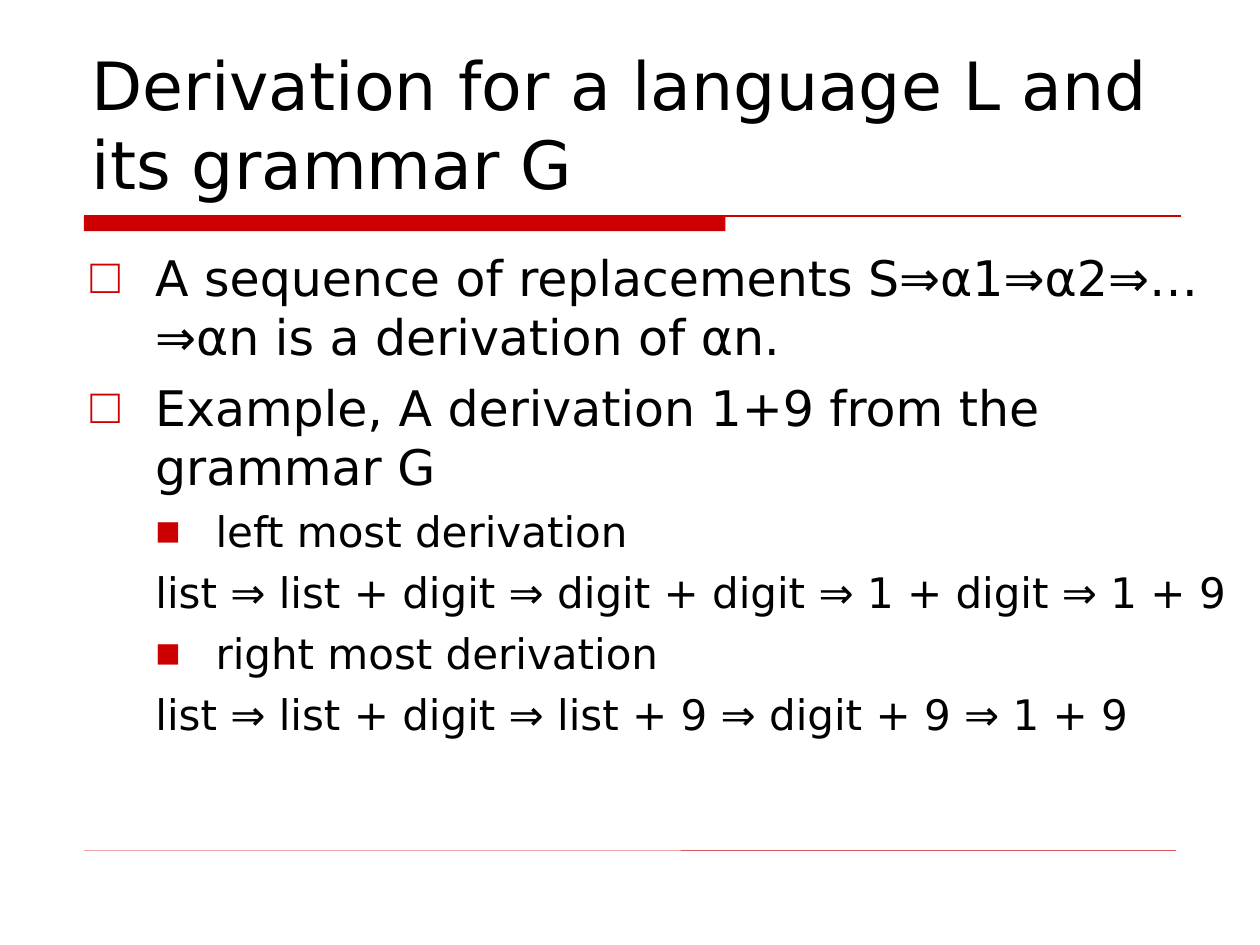
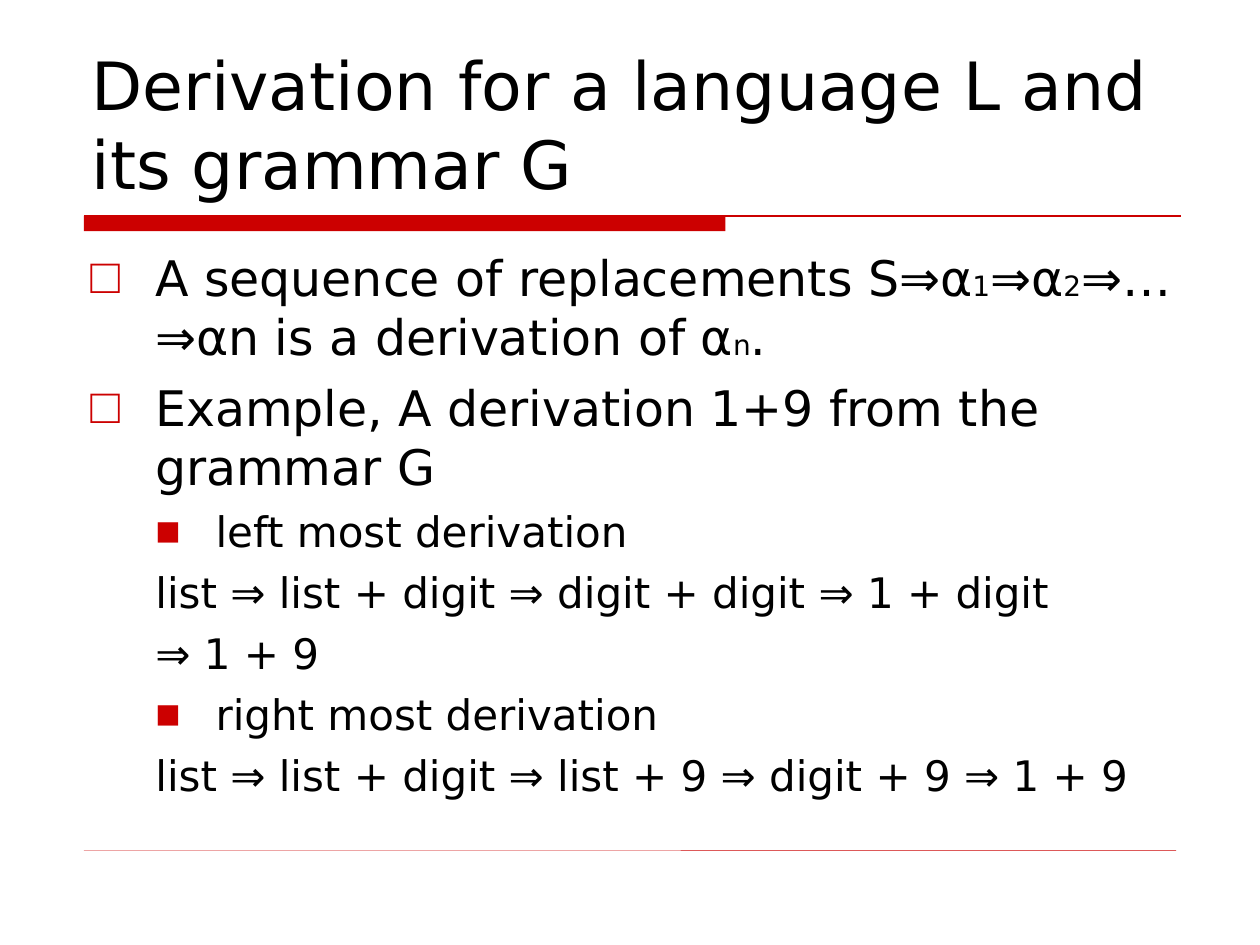
Before and after one commit to Fuuast-BSCS/Compiler-Construction, a slide deck: slide 15 of Compiler-02.ppt. Drawn at 1260x945 pixels with LibreOffice and Linux fonts; fonts in the diff are those of the drawing; background and template pictures are left out. Boxes give left, top, right and bottom in pixels: in the first picture for what was removed or moved away, otherwise in the second. Text is boxed around its words. In the diff, an @@ line names an element or a change of style, - is before the commit and + after.

Commit message:
Lecture 2 updated.

```diff
--- a/Compiler-02.ppt
+++ b/Compiler-02.ppt
@@ text at (155, 258, 972, 356): size 28 to 16 pt in "S⇒α1⇒α2⇒…⇒αn αn." @@
@@ text at (155, 576, 1049, 670): text changed @@
-  list ⇒ list + digit ⇒ digit + digit ⇒ 1 + digit ⇒ 1 + 9
+  list ⇒ list + digit ⇒ digit + digit ⇒ 1 + digit
+  ⇒ 1 + 9
```
Also in this commit, not shown: 1 other slide changed, 13 slides added, 3 slides removed.
